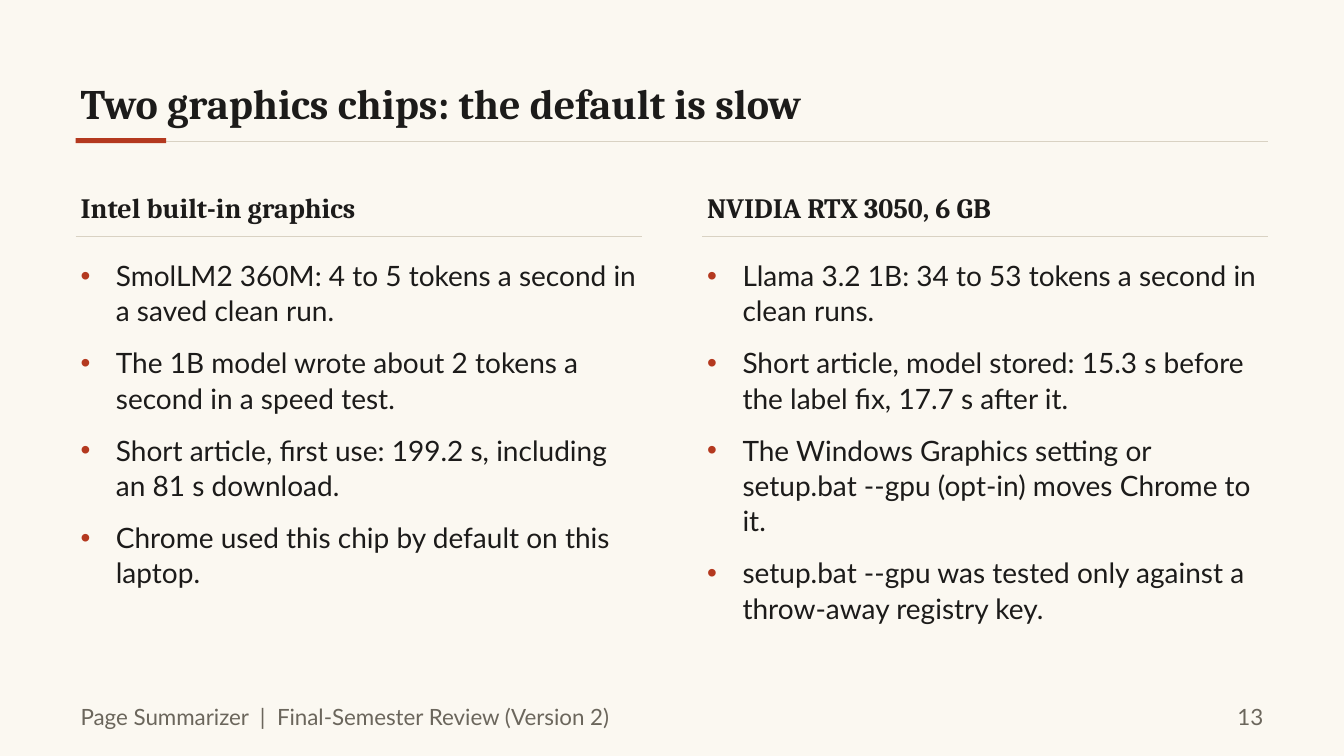
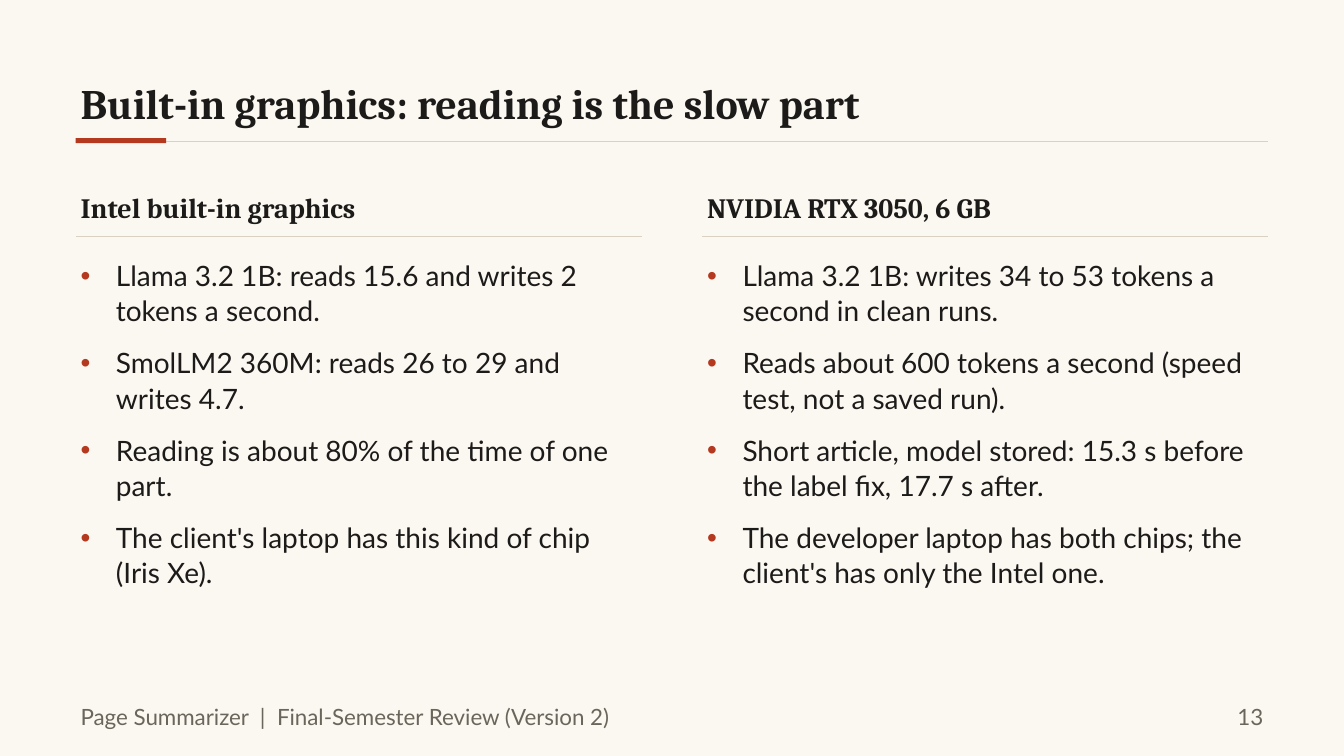
Before and after one commit to Vickey-vijay/DISSCO_web-page-summarizer, a slide deck: slide 13 of finalsem/docs/ppt/FinalSem_Deck.pptx. Drawn at 1344x756 pixels with LibreOffice and Linux fonts; fonts in the diff are those of the drawing. Boxes give left, top, right and bottom in pixels: in the first picture for what was removed or moved away, otherwise in the second. Text is boxed around its words. In the diff, an @@ line names an element or a change of style, - is before the commit and + after.

```diff
--- a/finalsem/docs/ppt/FinalSem_Deck.pptx
+++ b/finalsem/docs/ppt/FinalSem_Deck.pptx
@@ text at [81, 89, 859, 129]: text changed @@
-Two graphics chips: the default is slow
+Built-in graphics: reading is the slow part
@@ text at [116, 265, 608, 587]: text changed @@
-• SmolLM2 360M: 4 to 5 tokens a second in a saved clean run.
-• The 1B model wrote about 2 tokens a second in a speed test.
-• Short article, first use: 199.2 s, including an 81 s download.
-• Chrome used this chip by default on this laptop.
+• Llama 3.2 1B: reads 15.6 and writes 2 tokens a second.
+• SmolLM2 360M: reads 26 to 29 and writes 4.7.
+• Reading is about 80% of the time of one part.
+• The client's laptop has this kind of chip (Iris Xe).
@@ text at [743, 265, 1244, 588]: text changed @@
-• Llama 3.2 1B: 34 to 53 tokens a second in clean runs.
-• Short article, model stored: 15.3 s before the label fix, 17.7 s after it.
-• The Windows Graphics setting or setup.bat --gpu (opt-in) moves Chrome to it.
-• setup.bat --gpu was tested only against a throw-away registry key.
+• Llama 3.2 1B: writes 34 to 53 tokens a second in clean runs.
+• Reads about 600 tokens a second (speed test, not a saved run).
+• Short article, model stored: 15.3 s before the label fix, 17.7 s after.
+• The developer laptop has both chips; the client's has only the Intel one.
```
Also in this commit, not shown: 8 other slides changed, 1 slide added, 1 slide removed, 43 other files.
